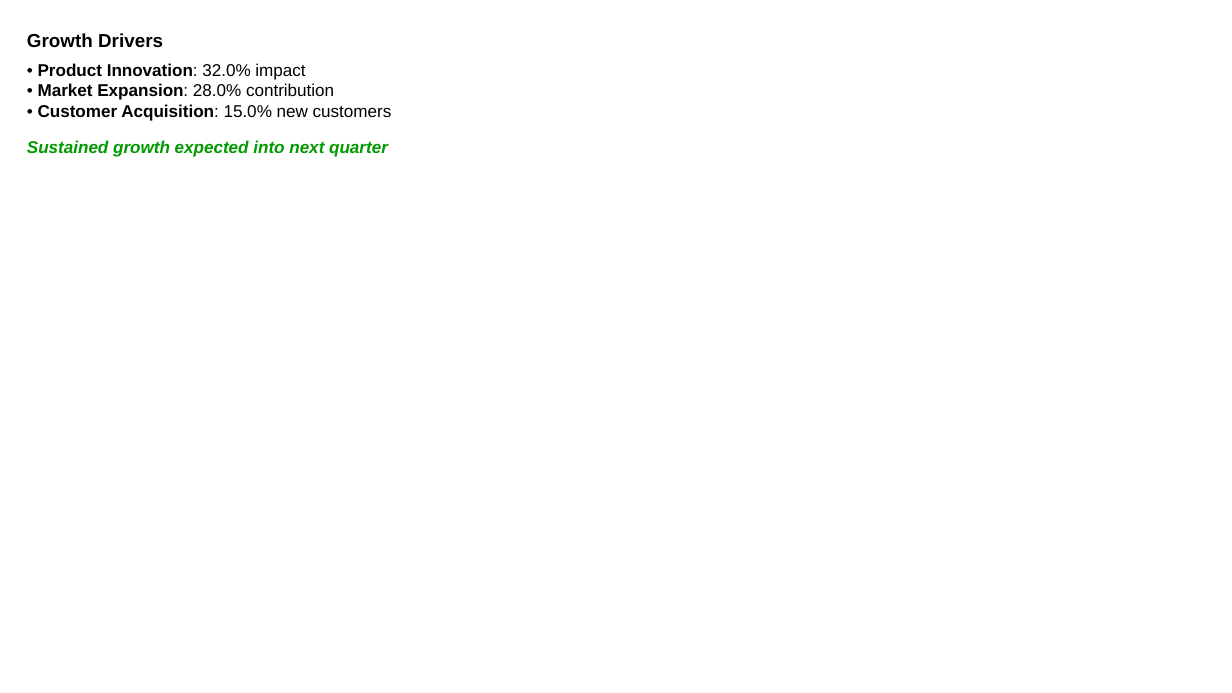
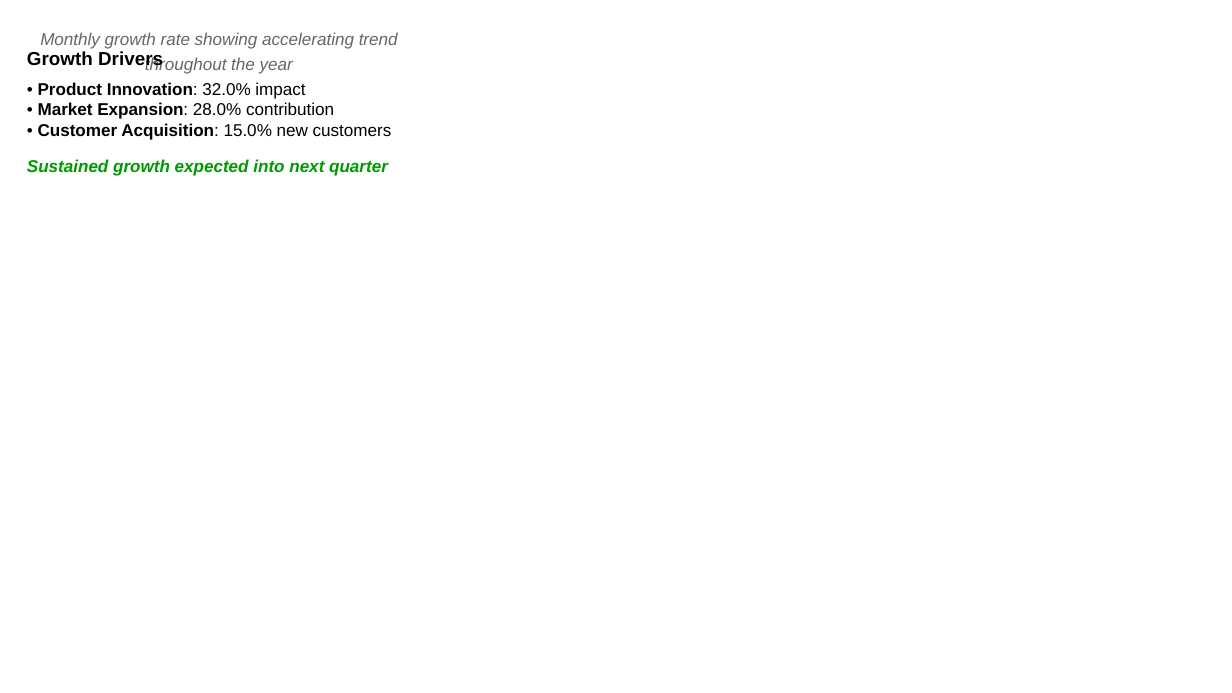
Before and after one commit to louisazhou/slidegenerator, a slide deck: slide 13 of output/notebook_example_default.pptx (slide 9 before the commit). Drawn at 1232x693 pixels with LibreOffice and Linux fonts; fonts in the diff are those of the drawing. Boxes give left, top, right and bottom in pixels: in the first picture for what was removed or moved away, otherwise in the second. Text is boxed around its words. In the diff, an @@ line names an element or a change of style, - is before the commit and + after.

```diff
--- a/output/notebook_example_default.pptx
+++ b/output/notebook_example_default.pptx
@@ text "Growth Drivers" rewrapped from [27,33,163,48] to [27,51,163,70] @@
@@ text added at [40,32,398,74], 10 pt, text #666666, italic @@
+Monthly growth rate showing accelerating trend throughout the year
@@ text "• Product Innovation: 32.0% impact": place and size @@
-text "• Product Innovation: 32.0% impact" at [38,63,392,121]
+text "• Product Innovation: 32.0% impact" at [38,82,392,140]
@@ text "Sustained growth expected into next ...": place and size @@
-text "Sustained growth expected into next ..." at [27,140,388,157]
+text "Sustained growth expected into next ..." at [27,159,388,176]
```
Also in this commit, not shown: 8 other slides changed, 5 slides added, 1 slide removed, 28 other files.
